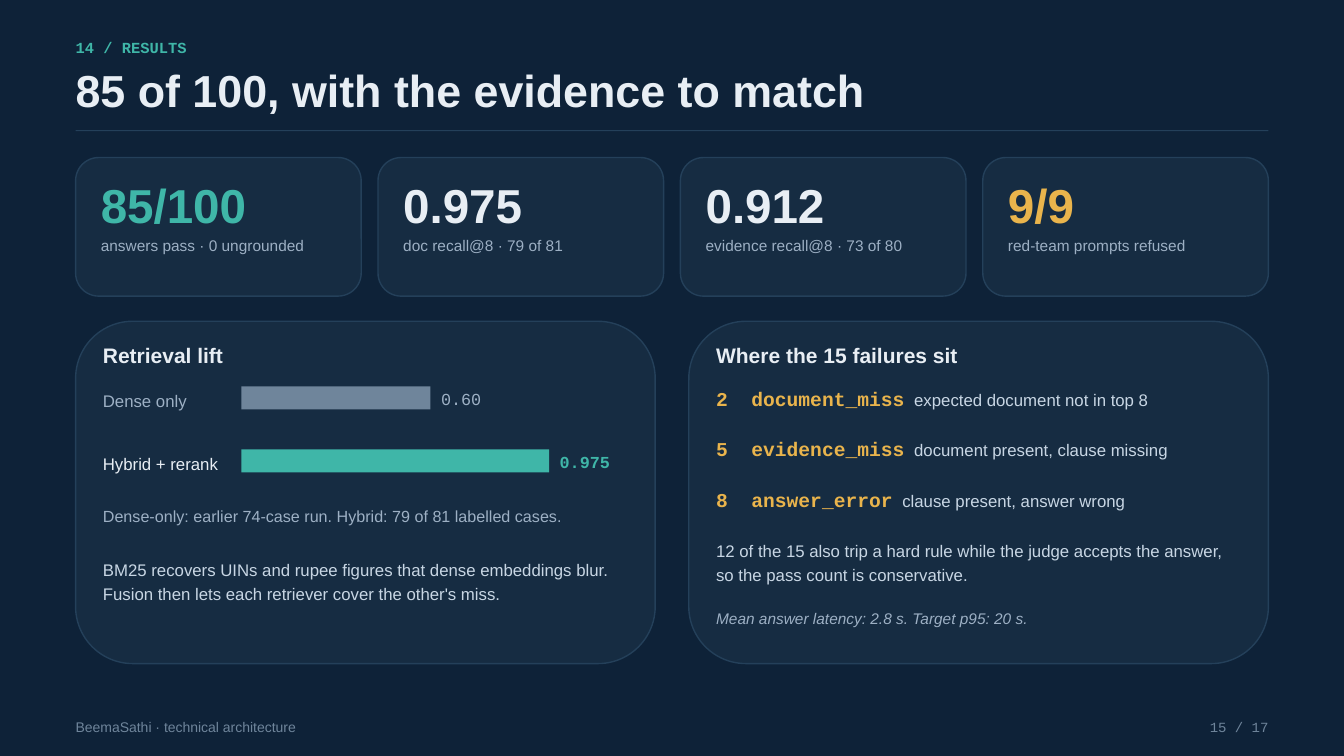
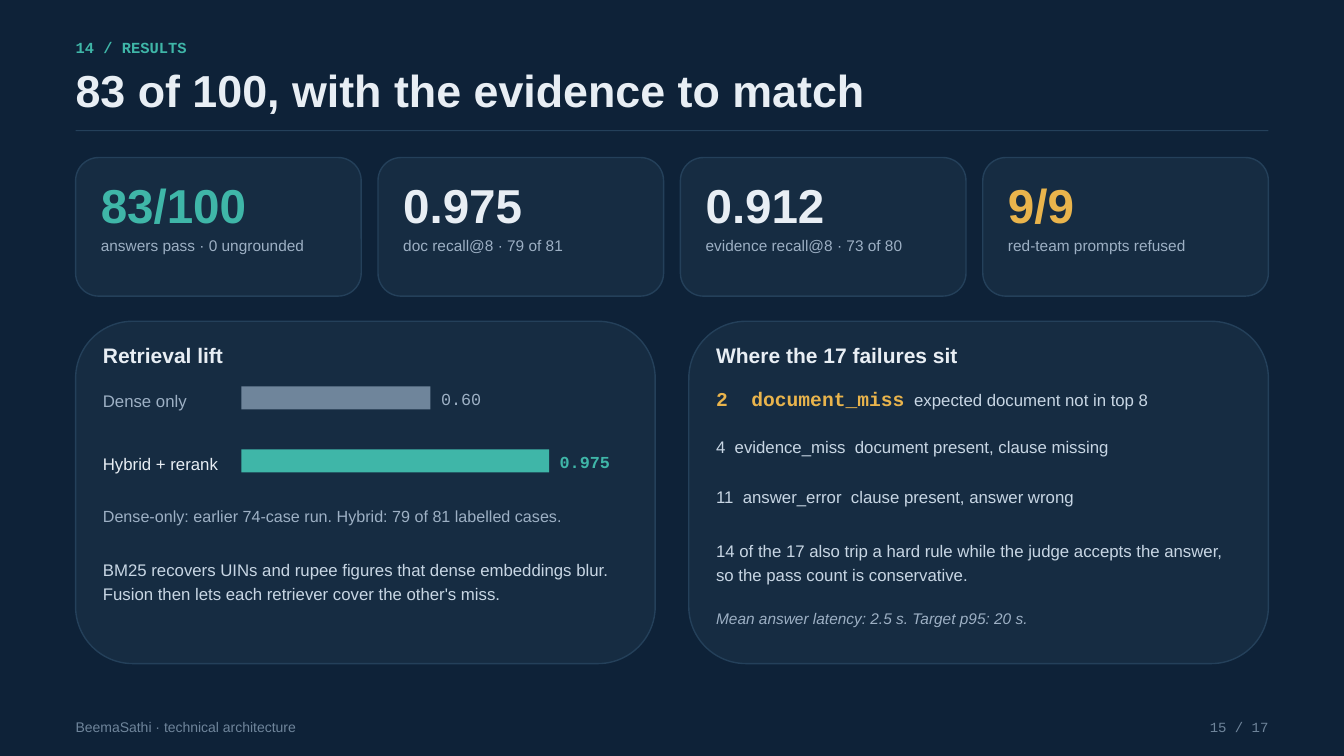
Before and after one commit to satishify/beemasathi, a slide deck: slide 15 of demo/BeemaSathi_Technical_Deck.pptx. Drawn at 1344x756 pixels with LibreOffice and Linux fonts; fonts in the diff are those of the drawing. Boxes give left, top, right and bottom in pixels: in the first picture for what was removed or moved away, otherwise in the second. Text is boxed around its words. In the diff, an @@ line names an element or a change of style, - is before the commit and + after.

Commit message:
Resolve list follow-ups into plan tables; keep the logo across restarts
The list answer now hands its plans to the next turn, so "compare each"
builds one table over them, capped at four plan columns with the rest named.
Branding moves to ui/static with static serving enabled, because the media
store URLs behind st.logo died on every restart.

Docs, deck and report quote the 26 Nov frozen run: 83/100, zero ungrounded,
doc@8 0.975, evidence@8 0.912, 2.5 s mean, 154 tests.

```diff
--- a/demo/BeemaSathi_Technical_Deck.pptx
+++ b/demo/BeemaSathi_Technical_Deck.pptx
@@ text at <box>76,74,864,114</box>: text changed @@
-85 of 100, with the evidence to match
+83 of 100, with the evidence to match
@@ text at <box>101,188,246,224</box>: text changed @@
-85/100
+83/100
@@ text at <box>716,347,957,363</box>: text changed @@
-Where the 15 failures sit
+Where the 17 failures sit
@@ text at <box>716,441,1109,457</box>: text changed @@
-5 evidence_miss document present, clause missing
+4 evidence_miss document present, clause missing
@@ text at <box>716,491,1074,507</box>: text changed @@
-8 answer_error clause present, answer wrong
+11 answer_error clause present, answer wrong
@@ text at <box>716,545,1222,585</box>: text changed @@
-12 of the 15 also trip a hard rule while the judge accepts the answer, so the pass count is conservative.
+14 of the 17 also trip a hard rule while the judge accepts the answer,
+so the pass count is conservative.
@@ text at <box>716,613,1028,627</box>: text changed @@
-Mean answer latency: 2.8 s. Target p95: 20 s.
+Mean answer latency: 2.5 s. Target p95: 20 s.
```
Also in this commit, not shown: 4 other slides changed, 14 other files.
